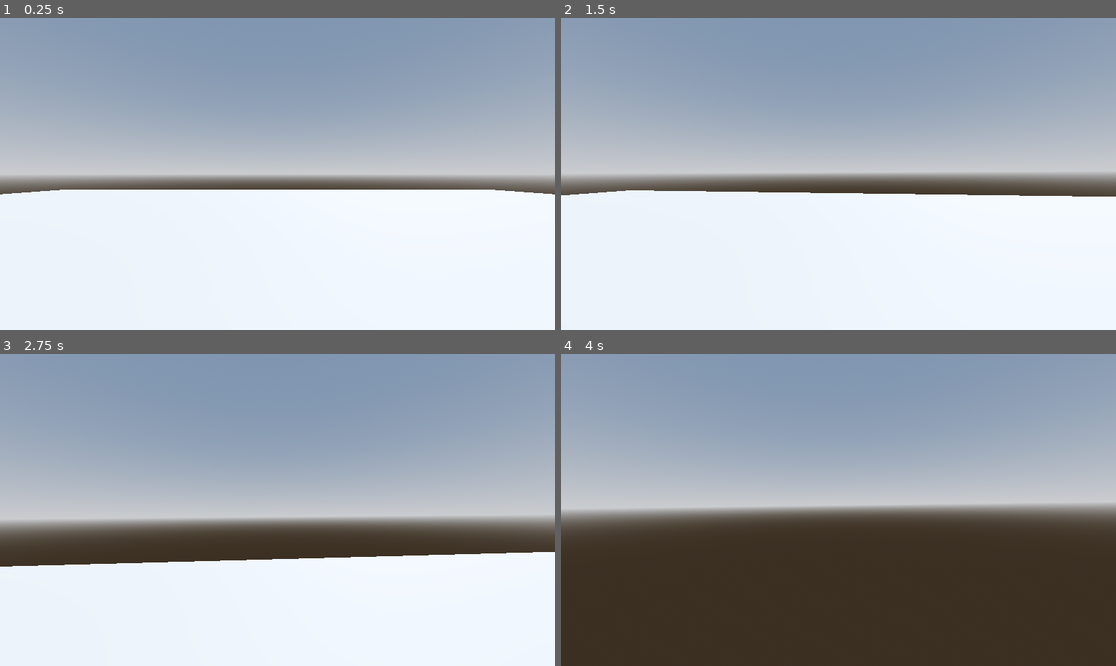
Above: before the commit, frames 1-4 (two rows, left to right).
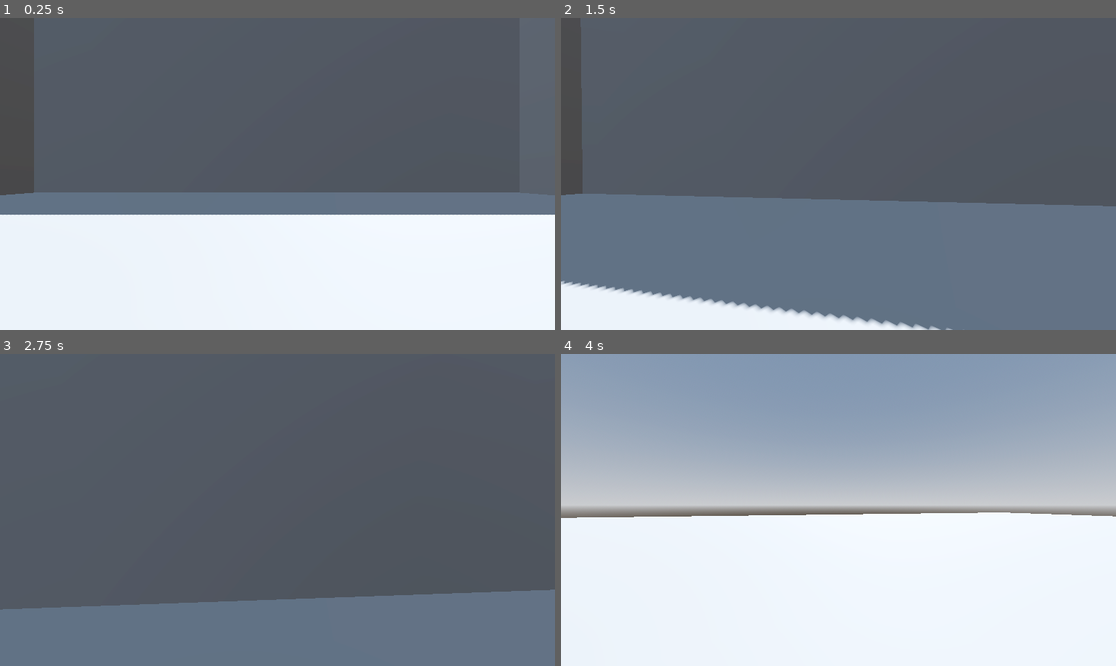
Above: after the commit, the same moments.

Repository: LeoGD-exe/BadGameIdeasGameJam
Game: Godot game, scene res://main.tscn
Same seed, same stepped clock (60 frames per second), same inputs: the game is played once before the commit and once after it.
Inputs (mouse positions are in pixels of both pictures, inside the frame that each line leads up to):
- Up to frame 1 (0.25 s): no input
- Up to frame 2 (1.5 s): tap Enter (ui_accept) at 0.5, 0.6, 0.77, 1.07, 1.35 s; move the mouse to (866, 174) at 0.52 s; hold W (ui_up) from 0.53 s (still down); move the mouse to (810, 174) at 1.27 s
- Up to frame 3 (2.75 s): keep holding W (ui_up); tap Enter (ui_accept) at 1.52, 1.82, 2.1 s; move the mouse to (288, 503) at 2.02 s
- Up to frame 4 (4 s): keep holding W (ui_up); move the mouse to (832, 516) at 2.77 s; tap Enter (ui_accept) at 2.85, 3.02, 3.32, 3.6, 3.77 s; move the mouse to (877, 513) at 3.52 s

The runs differ from the first frame. In frame 1, 62% of the frame differs, in the area x 0-100%, y 0-64%; in frame 2, 94%; in frame 3, 99%, in the area x 0-100%, y 0-100%; in frame 4, 49%.

Commit message:
Making the template of the house and the camrea llimits working  and removing jump

Diff:
--- a/character_body_3d.gd
+++ b/character_body_3d.gd
@@ -1,18 +1,13 @@
 extends CharacterBody3D
 
 
-const SPEED = 5.0
-const JUMP_VELOCITY = 4.5
+const SPEED = 6
 
 
 func _physics_process(delta: float) -> void:
 	# Add the gravity.
 	if not is_on_floor():
 		velocity += get_gravity() * delta
-
-	# Handle jump.
-	if Input.is_action_just_pressed("ui_accept") and is_on_floor():
-		velocity.y = JUMP_VELOCITY
 
 	# Get the input direction and handle the movement/deceleration.
 	# As good practice, you should replace UI actions with custom gameplay actions.
@@ -33,15 +28,15 @@
 
 var mouse_position: Vector2
 var Camera = Camera3D
-var mouse_rotation_max_x = 1.5
-var mouse_rotation_min_x = -1.5
-var mouse_rotation_now = 0.00
 #so you can move the camera
 func _input(event):
 	if event is InputEventMouseMotion:
-		mouse_position = event.screen_relative
-		rotate_y(-event.screen_relative.x * 0.003)
-		rotate_x(-event.screen_relative.y * 0.003)
+		rotate_y(-event.relative.x * 0.003)
+		$Camera3D.rotation.x -= event.relative.y * 0.003
+		$Camera3D.rotation.x = clamp($Camera3D.rotation.x, -1.6, 1.6)
 
-		mouse_rotation_now += mouse_rotation_now * -0.001
-		mouse_rotation_now = clamp(mouse_rotation_max_x,mouse_rotation_min_x,mouse_rotation_now)
+func _unhandled_input(event):
+	if event is InputEventKey:
+		if event.pressed and event.keycode == KEY_ESCAPE:
+			Input.set_mouse_mode(Input.MOUSE_MODE_VISIBLE)
+			get_tree().quit()
--- a/main.tscn
+++ b/main.tscn
@@ -25,13 +25,13 @@
 environment = SubResource("Environment_h2yge")
 
 [node name="DirectionalLight3D" type="DirectionalLight3D" parent="." unique_id=761486906]
-transform = Transform3D(-0.8660254, -0.43301278, 0.25, 0, 0.49999997, 0.86602545, -0.50000006, 0.75, -0.43301266, 0, 0, 0)
+transform = Transform3D(-0.8660254, -0.43301278, 0.25, 0, 0.49999997, 0.86602545, -0.50000006, 0.75, -0.43301266, 0, 57.2, 72.200005)
 shadow_enabled = true
 
-[node name="CSGBox3D" type="CSGBox3D" parent="." unique_id=1328588131]
-transform = Transform3D(1, 0, 0, 0, 1, 0, 0, 0, 1, 0, -0.1, 0)
+[node name="Ground" type="CSGBox3D" parent="." unique_id=1328588131]
+transform = Transform3D(1, 0, 0, 0, 1, 0, 0, 0, 1, 0, -0.1, -0.1)
 use_collision = true
-size = Vector3(35.5, 0.3, 34.2)
+size = Vector3(150, 0.3, 150)
 
 [node name="CharacterBody3D" type="CharacterBody3D" parent="." unique_id=1729494397]
 transform = Transform3D(1, 0, 0, 0, 1, 0, 0, 0, 1, 0, 1.1, 0)
@@ -41,7 +41,28 @@
 shape = SubResource("CapsuleShape3D_0xm2m")
 
 [node name="MeshInstance3D" type="MeshInstance3D" parent="CharacterBody3D" unique_id=219313625]
+transform = Transform3D(1, 0, 0, 0, 1, 0, 0, 0, 1, 0, 0.9, 0)
 mesh = SubResource("CapsuleMesh_h2yge")
 
 [node name="Camera3D" type="Camera3D" parent="CharacterBody3D" unique_id=1408713140]
-transform = Transform3D(1, 0, 0, 0, 1, 0, 0, 0, 1, 0, 0.29999995, 0)
+transform = Transform3D(1, 0, 0, 0, 1, 0, 0, 0, 1, 0, 1.6, 0)
+
+[node name="CSGBox3D" type="CSGBox3D" parent="." unique_id=1317095088]
+transform = Transform3D(1, 0, 0, 0, 1, 0, 0, 0, 1, 0, 9.55, -17.382277)
+size = Vector3(40.7, 20.1, 1)
+
+[node name="CSGBox3D4" type="CSGBox3D" parent="." unique_id=733370785]
+transform = Transform3D(1, 0, 0, 0, 1, 0, 0, 0, 1, 0, 9.55, 39.717724)
+size = Vector3(40.7, 20.1, 1)
+
+[node name="CSGBox3D2" type="CSGBox3D" parent="." unique_id=1984401160]
+transform = Transform3D(-4.371139e-08, 0, -1, 0, 1, 0, 1, 0, -4.371139e-08, -20.699999, 9.55, 11.117723)
+size = Vector3(57.9, 20.1, 1)
+
+[node name="CSGBox3D3" type="CSGBox3D" parent="." unique_id=300947823]
+transform = Transform3D(-4.371139e-08, 0, -1, 0, 1, 0, 1, 0, -4.371139e-08, 20.6, 9.55, 11.117723)
+size = Vector3(57.9, 20.1, 1)
+
+[node name="CSGBox3D5" type="CSGBox3D" parent="." unique_id=337237201]
+transform = Transform3D(-4.371139e-08, 0, -1, 0, 1, 0, 1, 0, -4.371139e-08, 0.80000114, 0.3000002, 11.1177225)
+size = Vector3(57.9, 1.6, 42.600002)
